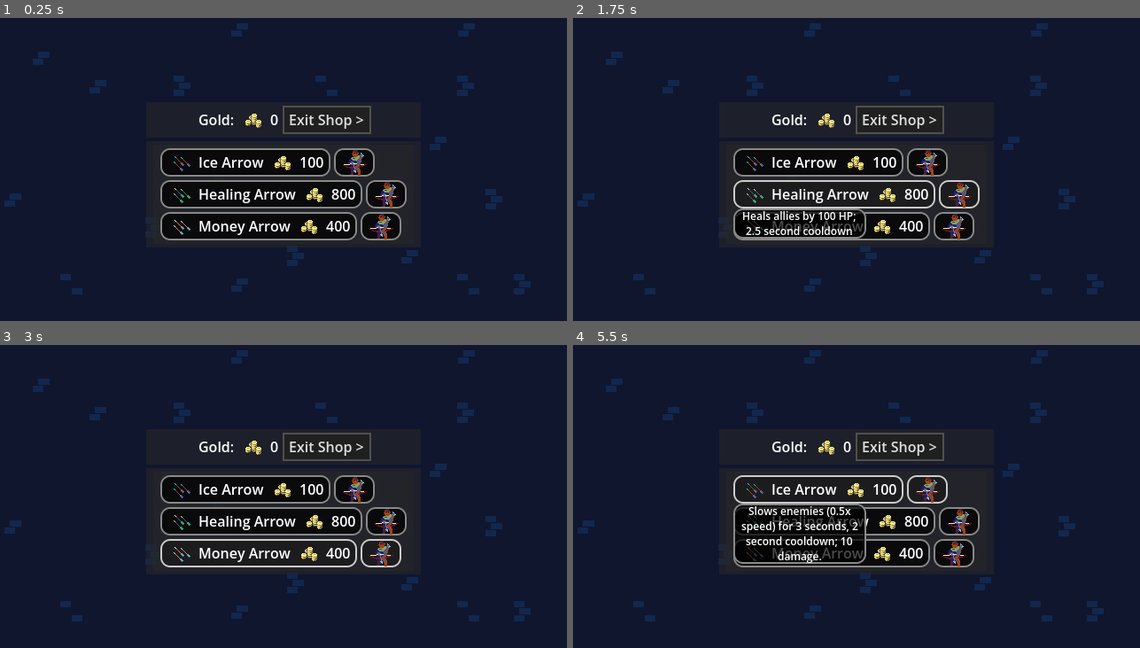
Above: before the commit, frames 1-4 (two rows, left to right).
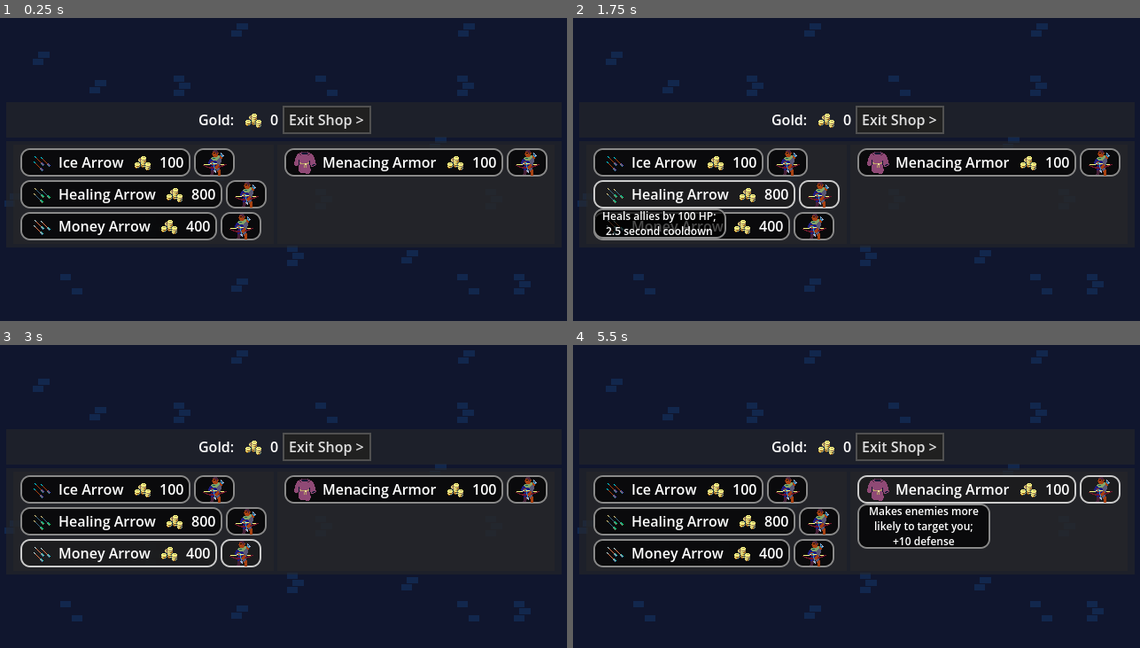
Above: after the commit, the same moments.

Repository: morie197/party_paranoia
Game: Godot game, scene res://shop/shop.tscn
Two runs of this game, one before a commit and one after it. Both use one fixed random seed, a clock stepped at 60 frames per second and the inputs below. This scene is started directly instead of the project's main scene.
Inputs (mouse positions are in pixels of both pictures, inside the frame that each line leads up to):
- Up to frame 1 (0.25 s): no input
- Up to frame 2 (1.75 s): tap Enter at 0.5 s; move the mouse to (981, 157) at 0.52 s; press the mouse at (981, 157) at 0.53 s; hold D (right) 0.53-1.28 s; tap Space at 1.25 s; move the mouse to (743, 190) at 1.27 s; release the mouse at (743, 190) at 1.28 s; hold S (down) from 1.28 s (still down); click (743, 190) at 1.35 s
- Up to frame 3 (3 s): tap Enter at 2 s; move the mouse to (340, 432) at 2.02 s; release S (down) at 2.03 s; hold D (right) 2.03-2.78 s; hold Right mouse button (special) 2.03-2.78 s; click (340, 432) at 2.3 s; tap Space at 2.75 s; move the mouse to (255, 566) at 2.77 s; hold W (up) from 2.78 s (still down); click (255, 566) at 2.85 s
- Up to frame 4 (5.5 s): tap Enter at 3.5 s; move the mouse to (1026, 551) at 3.52 s; release W (up) at 3.53 s; press the mouse at (1026, 551) at 3.53 s; hold A (left) 3.53-5.03 s; tap Space at 4.25 s; move the mouse to (686, 454) at 4.27 s; release the mouse at (686, 454) at 4.28 s; right-click (686, 454) at 4.35 s; click (686, 454) at 4.55 s; move the mouse to (884, 502) at 5.02 s; press the mouse at (884, 502) at 5.03 s; hold S (down) from 5.03 s (still down)

The runs differ from the first frame. In frame 1, 18% of the frame differs, in the area x 2-97%, y 41-74%; in frame 2, 15%; in frame 3, 15%; in frame 4, 16%.

Commit message:
[Add] Equipment section in shop; fixed equipment bonuses

Diff:
--- a/character_components/general_components/character_pathfinding.gd
+++ b/character_components/general_components/character_pathfinding.gd
@@ -31,7 +31,7 @@
 var traitor_turns_remaining: int = 0
 
 func _ready():
-	#debug_enabled = true
+	debug_enabled = true
 	target_desired_distance = 30
 
 	character_to_control = get_parent() as Character
--- a/character_components/general_components/character_stats.gd
+++ b/character_components/general_components/character_stats.gd
@@ -104,8 +104,6 @@
 	character.support = stats.character_support
 	character.gold_given_on_death = stats.gold_when_killed
 
-
-
 	set_stats()
 
 func set_stats(multiplier: float = 1.0, attack_multiplier: float = 1.0):
@@ -124,9 +122,12 @@
 
 		if equipment:
 			character_attack.attack_damage += equipment.item_attack
-			character_attack.attack_speed += equipment.item_attack_projectile_speed
+			character_attack.attack_speed += equipment.item_attack_speed
 			character_attack.attack_range += equipment.item_range
 
+	if equipment:
+		character.character_importantness = stats.character_importantness + equipment.importance_change
+		print(character.character_importantness)
 
 	base_movement_speed = stats.character_move_speed
 	if equipment:
--- a/managers/battle_manager.gd
+++ b/managers/battle_manager.gd
@@ -109,7 +109,7 @@
 			var target_value: float = 0
 			if not preference == "":
 				if (ally.character_role.to_lower() == preference.to_lower()) or (preference == "support" and ally.support) or (preference == "frontline" and not ally.support):
-					target_value = preference_strength
+					target_value = ally.character_importantness * preference_strength
 			else:
 				target_value = ally.character_importantness
 
@@ -175,7 +175,7 @@
 			var target_value: float = 0
 			if not preference == "":
 				if (character.character_role.to_lower() == preference.to_lower()) or (preference == "support" and character.support) or (preference == "frontline" and not character.support):
-					target_value = preference_strength
+					target_value = character.character_importantness * preference_strength
 			else:
 				target_value = character.character_importantness
 
--- a/shop/shop.tscn
+++ b/shop/shop.tscn
@@ -11,6 +11,7 @@
 [ext_resource type="Resource" uid="uid://br6ejqs75pa8b" path="res://shop/wares/abilities/ice arrow/ice_arrow_item.tres" id="6_xad5q"]
 [ext_resource type="Resource" uid="uid://de3heagio4wti" path="res://shop/wares/abilities/healing arrow/healing_arrow_item.tres" id="7_ljlg5"]
 [ext_resource type="Resource" uid="uid://1s6k7twj18sm" path="res://shop/wares/abilities/gold arrow/gold_arrow.tres" id="11_mmyc1"]
+[ext_resource type="Resource" uid="uid://beqakuc6k1k5" path="res://shop/wares/equipment/menacing_armor.tres" id="13_yrv44"]
 
 [sub_resource type="NavigationPolygon" id="NavigationPolygon_kedo2"]
 vertices = PackedVector2Array(16, 16, -16, 16, -16, -16, 16, -16)
@@ -354,3 +355,7 @@
 [node name="ShopCategory" parent="ShopMenu/VBoxContainer/PanelContainer/ShopItems" unique_id=1743100164 instance=ExtResource("4_mrnko")]
 layout_mode = 2
 items = Array[ExtResource("5_2wf2a")]([ExtResource("6_xad5q"), ExtResource("7_ljlg5"), ExtResource("11_mmyc1")])
+
+[node name="ShopCategory2" parent="ShopMenu/VBoxContainer/PanelContainer/ShopItems" unique_id=1668566154 instance=ExtResource("4_mrnko")]
+layout_mode = 2
+items = Array[ExtResource("5_2wf2a")]([ExtResource("13_yrv44")])
--- a/shop/shop_category.tscn
+++ b/shop/shop_category.tscn
@@ -10,3 +10,4 @@
 [node name="VBoxContainer" type="VBoxContainer" parent="." unique_id=94984953]
 unique_name_in_owner = true
 layout_mode = 2
+size_flags_vertical = 0
--- /dev/null
+++ b/shop/wares/equipment/menacing_armor.tres
@@ -0,0 +1,15 @@
+[gd_resource type="Resource" script_class="ShopItem" format=3 uid="uid://beqakuc6k1k5"]
+
+[ext_resource type="Texture2D" uid="uid://bayg8neoelmvh" path="res://shop/wares/equipment/menacing_armor_icon.tres" id="1_824hv"]
+[ext_resource type="Script" uid="uid://den3a56qy88sg" path="res://shop/wares/shop_item.gd" id="1_slww2"]
+
+[resource]
+script = ExtResource("1_slww2")
+item_name = "Menacing Armor"
+item_icon = ExtResource("1_824hv")
+item_description = "Makes enemies more likely to target you; +10 defense"
+item_slot = "equipment"
+for_role = "archer"
+item_defense = 10.0
+importance_change = 100.0
+metadata/_custom_type_script = "uid://den3a56qy88sg"
--- /dev/null
+++ b/shop/wares/equipment/menacing_armor_icon.tres
@@ -0,0 +1,7 @@
+[gd_resource type="AtlasTexture" format=3 uid="uid://bayg8neoelmvh"]
+
+[ext_resource type="Texture2D" uid="uid://c787ecetyyqtb" path="res://imported_art/items-palette-swaps.png" id="1_mqujx"]
+
+[resource]
+atlas = ExtResource("1_mqujx")
+region = Rect2(64, 1120, 32, 32)
--- a/shop/wares/shop_item.gd
+++ b/shop/wares/shop_item.gd
@@ -14,6 +14,7 @@
 @export var item_agility: float = 0
 @export var item_hp: float = 0
 @export var item_block: int = 0
+@export var importance_change: float = 0
 
 @export_group("Attack Stats")
 @export var item_attack: float = 0
--- a/ui/character_equipment/character_equip.tscn
+++ b/ui/character_equipment/character_equip.tscn
@@ -31,6 +31,8 @@
 script = ExtResource("1_7ato5")
 
 [node name="VBoxContainer" type="VBoxContainer" parent="." unique_id=1247073068]
+custom_minimum_size = Vector2(80, 0)
+custom_maximum_size = Vector2(80, -1)
 layout_mode = 2
 
 [node name="CharacterName" type="RichTextLabel" parent="VBoxContainer" unique_id=246284737]
